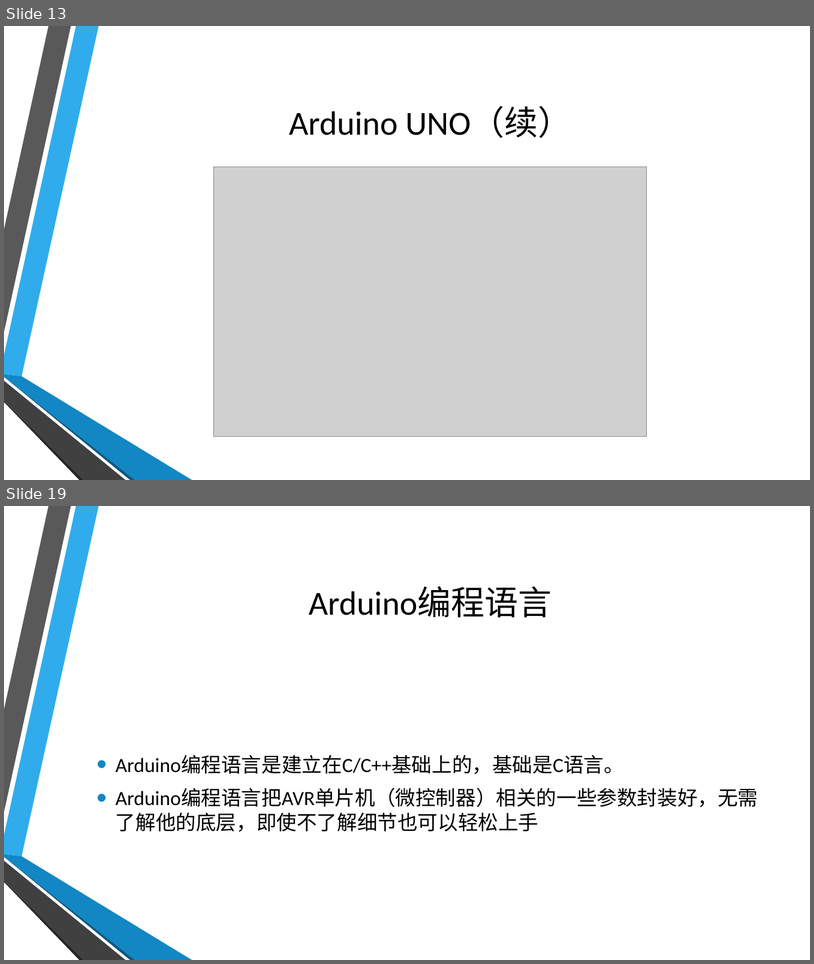
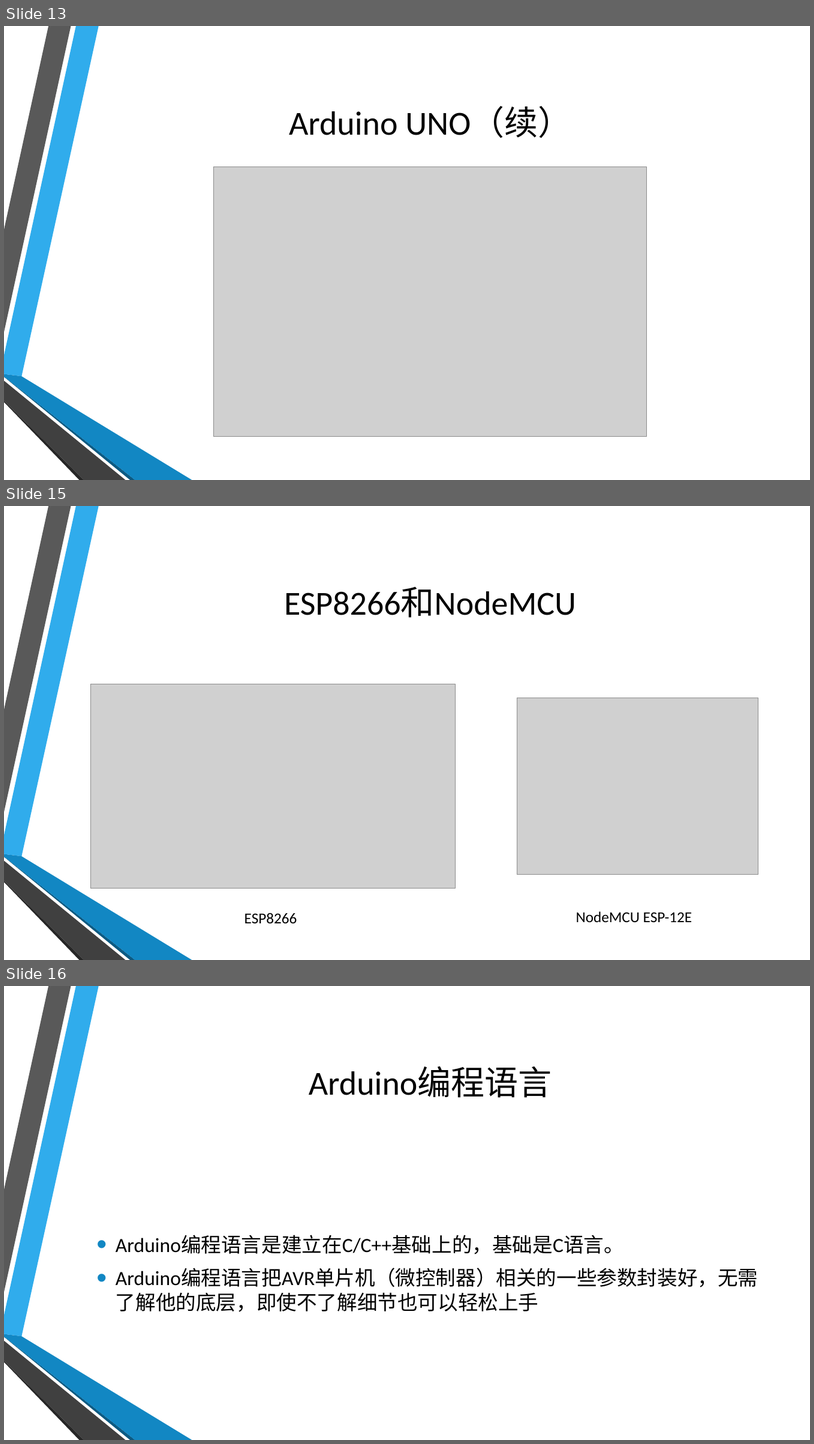
Before and after one commit to coco-hkk/arduino-courses, a slide deck: 1/1.pptx. Shown one above the other, each under a label of ours: slides 13 and 19 before the commit, slides 13, 15 and 16 after it; the slides between them are not shown. The pictures are 814x964 and 814x1444 pixels, drawn with LibreOffice and Linux fonts; fonts in the diff are those of the drawing; grey boxes stand for pictures; background and template pictures are left out. Boxes give left, top, right and bottom in pixels: in the first picture for what was removed or moved away, otherwise in the second. Text is boxed around its words. In the diff, an @@ line names an element or a change of style, - is before the commit and + after.

```diff
--- a/1/1.pptx
+++ b/1/1.pptx
@@ slide 15 added at [4, 506, 810, 960], background picture (left out); not listed: 6 template elements that a slide beside it also shows @@
@@ title added at [284, 587, 576, 618], 40 pt, text #000000 @@
+ESP8266和NodeMCU
@@ picture added at [90, 684, 455, 888] @@
@@ picture added at [518, 698, 759, 874] @@
@@ text added at [245, 912, 297, 924], 18 pt, text #000000 @@
+ESP8266
@@ text added at [576, 911, 692, 922], 18 pt, text #000000 @@
+NodeMCU ESP-12E
@@ what was slide 19 is now slide 16 @@
```
Also in this commit, not shown: 1 slide changed, 4 slides removed, 5 other files.
